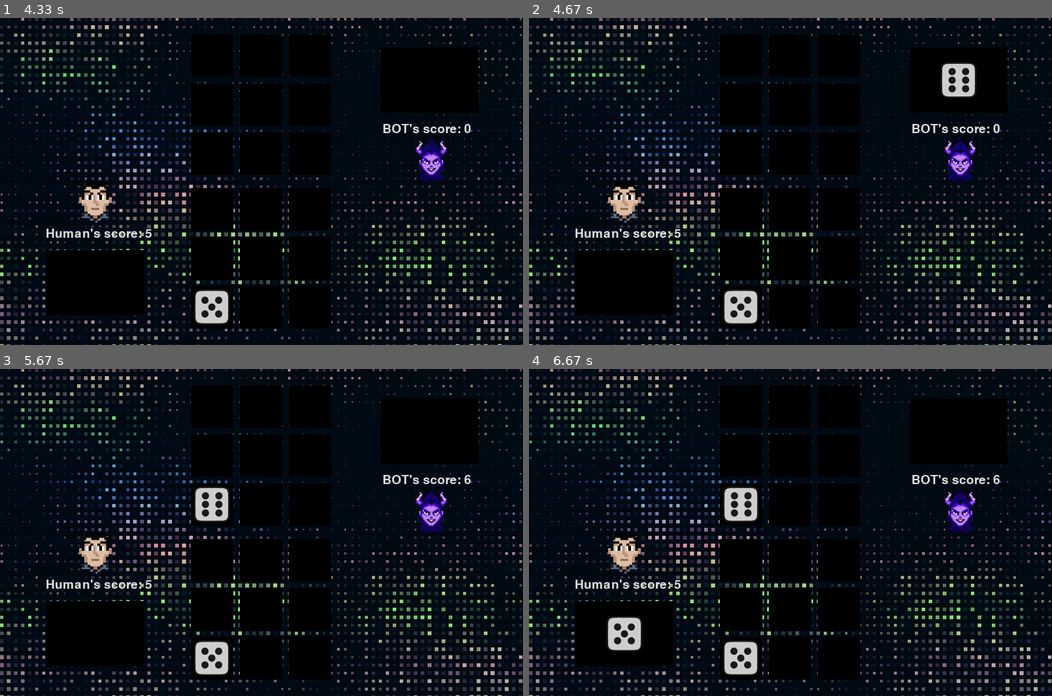
Above: before the commit, frames 1-4 (two rows, left to right).
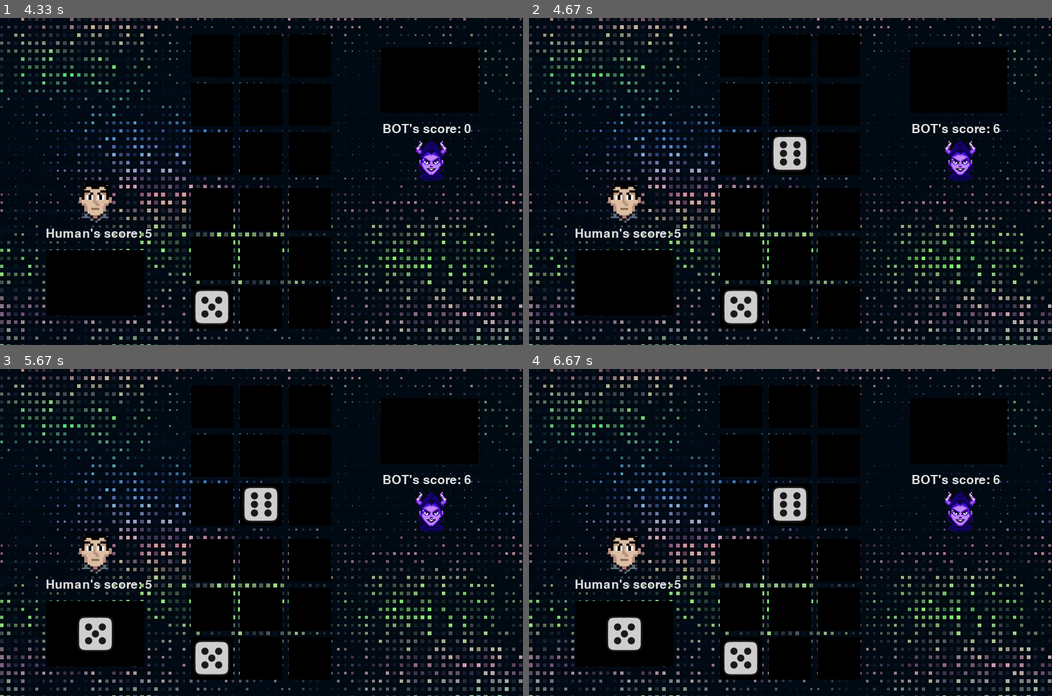
Above: after the commit, the same moments.

Repository: rloibl1/Phantom-Dice-2022
Game: pygame game, started from pygame_GUI.py
Same seed, same stepped clock (60 frames per second), same inputs: the game is played once before the commit and once after it.
Inputs:
- Up to frame 1 (4.33 s): tap 3 at 0.33 s; tap 5 at 0.67 s; tap 1 at 3.63 s
- Up to frame 2 (4.67 s): no input
- Up to frame 3 (5.67 s): no input
- Up to frame 4 (6.67 s): no input

Frame 1 is identical in both runs. In frame 2, 1.4% of the frame differs, in the area x 46-90%, y 13-47%; in frame 3, 2.1%, in the area x 14-54%, y 36-87%; in frame 4, 1.4%.

Commit message:
Updated AI library and created monte-carlo function

Diff:
--- a/AI_library.py
+++ b/AI_library.py
@@ -1,4 +1,6 @@
 import numpy as np
+import random
+from game_library import *
 
 # =====================
 # AI Enabling Functions
@@ -102,3 +104,81 @@
                 if board_state[i, j, k] == 0:
                     return False
     return True
+
+
+# Plays out a game out randomly from the current state
+# Returns +1 for a win, 0 for a tie, and -1 for a loss
+def execute_game(agent, board_state):
+    # Init a new game
+    new_game = PhantomDice()
+    new_game.board_state = board_state.copy()
+
+    while True:
+        # Opponent always goes first, as agent is passing in its last move
+        roll = new_game.roll_dice()
+        actions = possible_actions(agent=int(not agent), board_state=new_game.board_state)
+
+        # Choose random action
+        # Create List of the Valid Actions
+        action_list = list()
+        for i, a in np.ndenumerate(actions):
+            if a == 1:
+                action_list.append(i[0])
+
+        # Play the random action
+        new_game.update_board(player=int(not agent), column=random.choice(action_list), roll=roll)
+
+        print(actions, action_list, new_game.endgame_check(), '\n', new_game.board_state)
+
+        # Check if the game is over
+        if new_game.endgame_check():
+            print("***HERE - 1***")
+            # Calculate score for each player
+            new_game.update_score()
+            # Determine who won the game
+            score = new_game.player_score[agent] - new_game.player_score[int(not agent)]
+            if score > 0:
+                # Agent wins
+                return 1, score
+            else:
+                # Opponent wins or tie
+                return 0, score
+
+        # If game is not over then agent plays
+        roll = new_game.roll_dice()
+        actions = possible_actions(agent=agent, board_state=new_game.board_state)
+
+        # Choose random action
+        # Create List of the Valid Actions
+        action_list = list()
+        for i, a in np.ndenumerate(actions):
+            if a == 1:
+                action_list.append(i[0])
+
+        # Play the random action
+        print(actions, action_list, new_game.endgame_check(), '\n', new_game.board_state)
+        new_game.update_board(player=agent, column=random.choice(action_list), roll=roll)
+
+        # Check if the game is over
+        if new_game.endgame_check():
+            print("***HERE - 2***")
+            # Calculate score for each player
+            new_game.update_score()
+            # Determine who won the game
+            score = new_game.player_score[agent] - new_game.player_score[int(not agent)]
+            if score > 0:
+                # Agent wins
+                return 1, score
+            else:
+                # Opponent wins or tie
+                return 0, score
+
+
+# Plays out a series of games between two agents
+def matchup(agent_a, agent_b, matches):
+    # Statistics
+
+    # Run Matches
+    for match in range(matches):
+        # Init a new Game
+        new_game = PhantomDice()
--- a/game_library.py
+++ b/game_library.py
@@ -9,6 +9,7 @@
         self.player_score = np.zeros(shape=(2,), dtype=np.int8)
         self.player_names = ['Human', 'BOT']
         self.game_ended = False
+        self.winner = None
 
     # ========================
     # Real-Time Game Functions
@@ -43,9 +44,11 @@
                     self.game_ended = False
                     return False
         self.game_ended = True
-        # Print the Winner of the Game
-        winner = np.argmax(self.player_score)
-        print(f"***{self.player_names[winner]} has won with a score of {self.player_score[winner]}***")
+        # Print the Winner of the Game (-1 for tie)
+        if self.player_score[0] == self.player_score[1]:
+            self.winner = -1
+        else:
+            self.winner = np.argmax(self.player_score)
         return True
 
     # Calculates the Score for Each Player
--- a/main.py
+++ b/main.py
@@ -1,7 +1,7 @@
 from game_library import *
 
 # Initialize a New Game
-new_game = KnuckleBones()
+new_game = PhantomDice()
 
 # Variable to Alternate Turns
 turn = False
--- a/monte-carlo-rollout.py
+++ /dev/null
@@ -1,6 +0,0 @@
-# Monte Carlo Simulation Algorithm
-
-
-class MonteCarlo:
-    def __init__(self):
-        pass
--- /dev/null
+++ b/monte_carlo_rollout.py
@@ -0,0 +1,42 @@
+# Monte Carlo Simulation Algorithm - samples x number of random games for each possible next move
+
+import time
+from AI_library import *
+
+
+class MonteCarloAgent:
+    def __init__(self, agent, trials):
+        self.agent = agent
+        self.trials = trials
+
+    def take_action(self, board_state, roll):
+        actions = possible_actions(agent=self.agent, board_state=board_state)
+        # print(actions)
+
+        # Create List of the Valid Actions
+        action_list = list()
+        for i, a in np.ndenumerate(actions):
+            if a == 1:
+                action_list.append(i[0])
+
+        # Test Each Action and Determine it's Utility
+        best_action = None
+        best_value = -1000
+        win_chance = None
+        for action in action_list:
+            new_state = execute_action(agent=self.agent, board_state=board_state.copy(), action=action, roll=roll)
+            cum_value = 0
+            wins = 0
+            for trial in range(self.trials):
+                outcome, value = execute_game(agent=self.agent, board_state=new_state)
+                wins += outcome
+                cum_value += value
+            avg_value = cum_value / self.trials
+            # Check if this action is better
+            if avg_value > best_value:
+                best_action = action
+                best_value = avg_value
+                win_chance = round(wins / self.trials, 4)
+        # Return the best action
+        print(f"Best Action: {best_action} with average value of {best_value} win rate {win_chance}")
+        return best_action
--- a/pygame_GUI.py
+++ b/pygame_GUI.py
@@ -5,6 +5,7 @@
 from game_library import *
 from random_action import RandomAgent
 from greedy_action import GreedyAgent
+from monte_carlo_rollout import MonteCarloAgent
 
 # Import keys from keyboard
 from pygame.locals import (
@@ -23,10 +24,6 @@
 pygame.display.set_caption('Phantom Dice')
 icon = pygame.image.load("./assets/dice_icon.png")
 pygame.display.set_icon(icon)
-
-# Load Agents
-randy_random = RandomAgent(agent=1)
-greedy_bernard = GreedyAgent(agent=1)
 
 # Variable to Alternate Turns
 turn = False
@@ -403,15 +400,15 @@
             break
         elif user_input == 2:
             agent_sprite = a_sprite3
-            selected_agent = GreedyAgent(agent=1)
+            selected_agent = MonteCarloAgent(agent=1, trials=10)
             break
         elif user_input == 3:
             agent_sprite = a_sprite4
-            selected_agent = GreedyAgent(agent=1)
+            selected_agent = MonteCarloAgent(agent=1,  trials=50)
             break
         elif user_input == 4:
             agent_sprite = a_sprite5
-            selected_agent = GreedyAgent(agent=1)
+            selected_agent = MonteCarloAgent(agent=1, trials=250)
             break
         elif user_input == -1:
             pygame.display.quit()
@@ -503,7 +500,6 @@
     # Agent's Turn
     else:
         # Get an action from the agent
-        # action = randy_random.take_action(board_state=new_game.board_state)
         action = selected_agent.take_action(board_state=new_game.board_state, roll=roll)
         new_game.update_board(player=int(turn), column=action, roll=roll)
     # Exit Check (break game loop if ESC was pressed)
--- a/random_action.py
+++ b/random_action.py
@@ -16,7 +16,7 @@
         action_list = list()
         for i, a in np.ndenumerate(actions):
             if a == 1:
-                action_list.append(i)
+                action_list.append(i[0])
 
         # Delay for a Short Time
         time.sleep(random.uniform(.5, 4.0))
